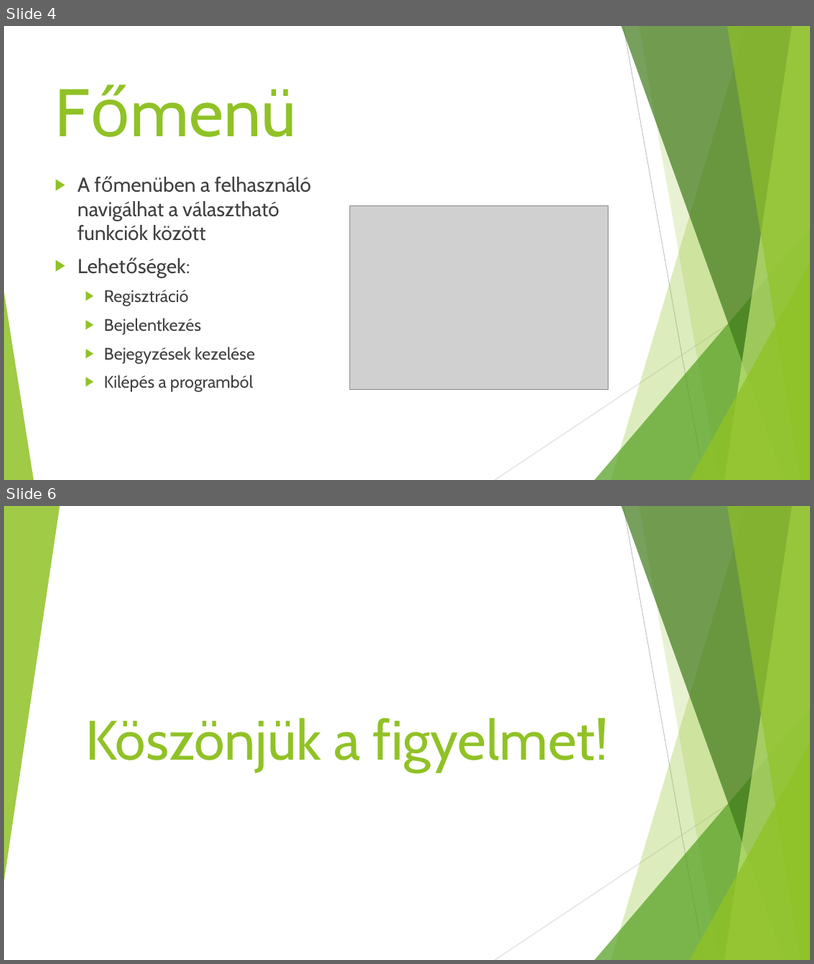
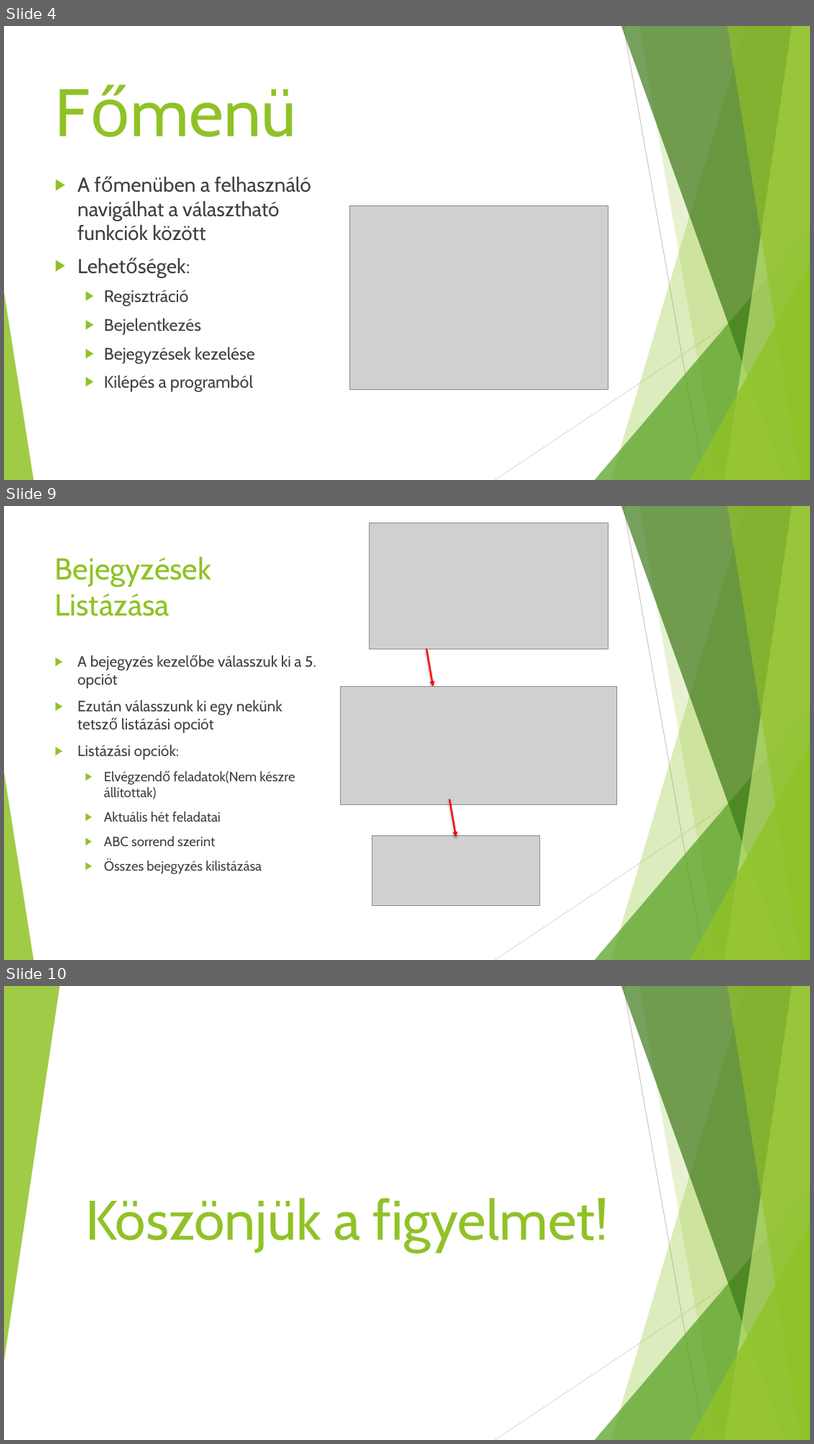
Before and after one commit to CsuszaTomi/DMN-Projekt, a slide deck: Határidőnapló.pptx. Shown one above the other, each under a label of ours: slides 4 and 6 before the commit, slides 4, 9 and 10 after it; the slides between them are not shown. The pictures are 814x964 and 814x1444 pixels, drawn with LibreOffice and Linux fonts; fonts in the diff are those of the drawing; grey boxes stand for pictures. Boxes give left, top, right and bottom in pixels: in the first picture for what was removed or moved away, otherwise in the second. Text is boxed around its words. In the diff, an @@ line names an element or a change of style, - is before the commit and + after.

```diff
--- a/Határidőnapló.pptx
+++ b/Határidőnapló.pptx
@@ slide 9 added at box(4, 506, 810, 960), background #FFFFFF; not listed: 10 template elements that a slide beside it also shows @@
@@ picture added at box(369, 523, 608, 649) @@
@@ title added at box(55, 556, 212, 616), 36 pt, text #90C226 @@
+Bejegyzések
+Listázása
@@ text added at box(77, 655, 316, 874), 16 pt, text #404040 @@
+▶ A bejegyzés kezelőbe válasszuk ki a 5. opciót
+▶ Ezután válasszunk ki egy nekünk tetsző listázási opciót
+▶ Listázási opciók:
+  ▶ Elvégzendő feladatok(Nem készre állítottak)
+  ▶ Aktuális hét feladatai
+  ▶ ABC sorrend szerint
+  ▶ Összes bejegyzés kilistázása
@@ arrow added from (427, 649) to (434, 686), #FF0000 2 pt @@
@@ picture added at box(341, 686, 618, 804) @@
@@ arrow added from (450, 800) to (456, 837), #FF0000 2 pt @@
@@ picture added at box(373, 835, 540, 906) @@
@@ what was slide 6 is now slide 10 @@
```
Also in this commit, not shown: 1 slide changed, 3 other slides added, 1 other file.
